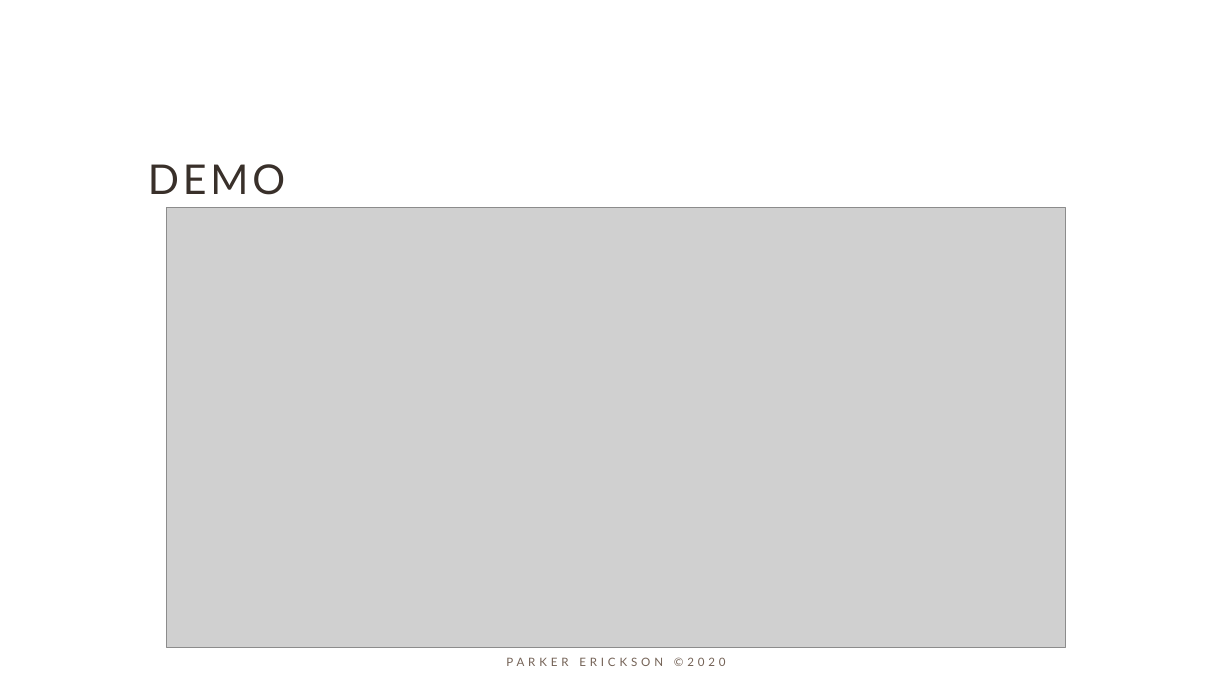
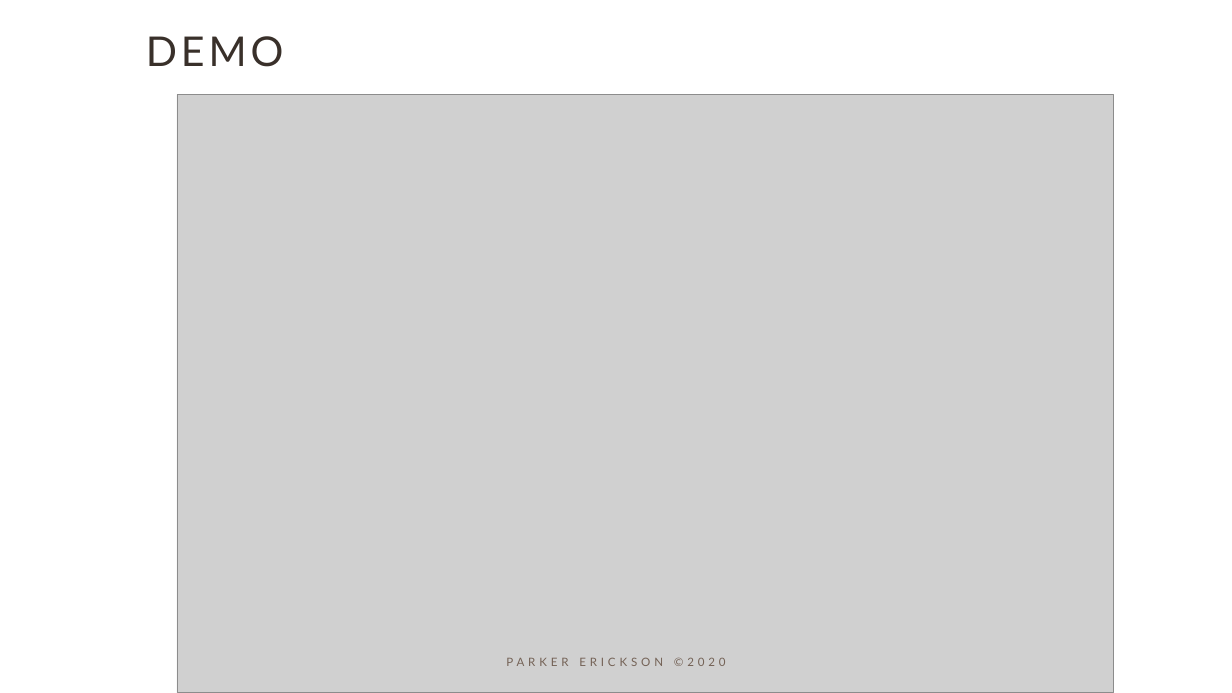
Before and after one commit to parkererickson/graphAIWorldDataframeToGraph, a slide deck: slide 9 of From Dataframes to Graph.pptx. Drawn at 1232x693 pixels with LibreOffice and Linux fonts; fonts in the diff are those of the drawing; grey boxes stand for pictures. Boxes give left, top, right and bottom in pixels: in the first picture for what was removed or moved away, otherwise in the second. Text is boxed around its words. In the diff, an @@ line names an element or a change of style, - is before the commit and + after.

```diff
--- a/From Dataframes to Graph.pptx
+++ b/From Dataframes to Graph.pptx
@@ title "DEMO" moved from (x1=148, y1=164, x2=285, y2=195) to (x1=146, y1=36, x2=283, y2=67) @@
@@ picture resized from (x1=167, y1=208, x2=1066, y2=648) to (x1=177, y1=95, x2=1115, y2=693) @@
```
Also in this commit, not shown: 4 other slides changed, 1 slide added, 1 slide removed, 2 other files.
